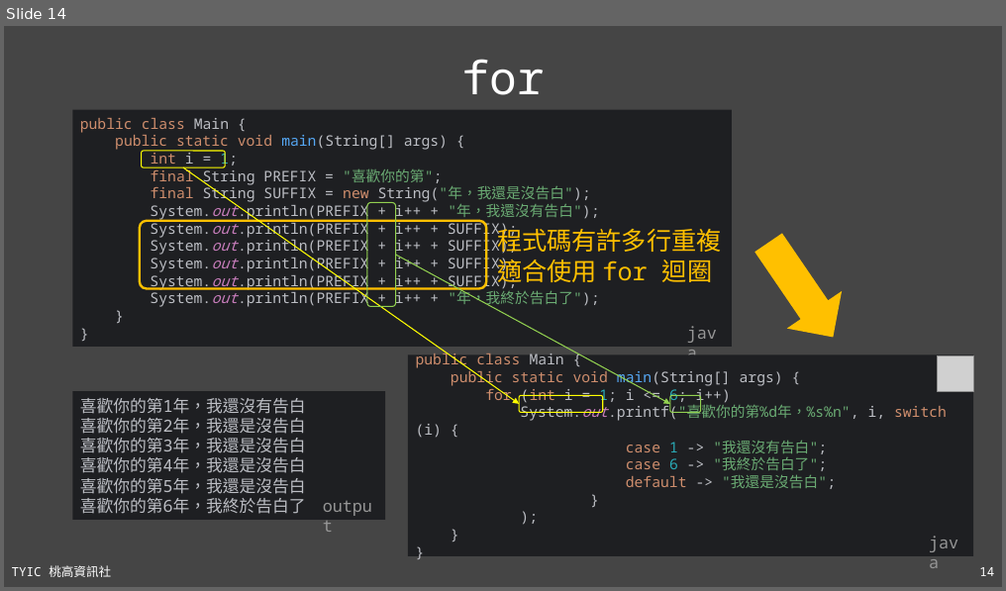
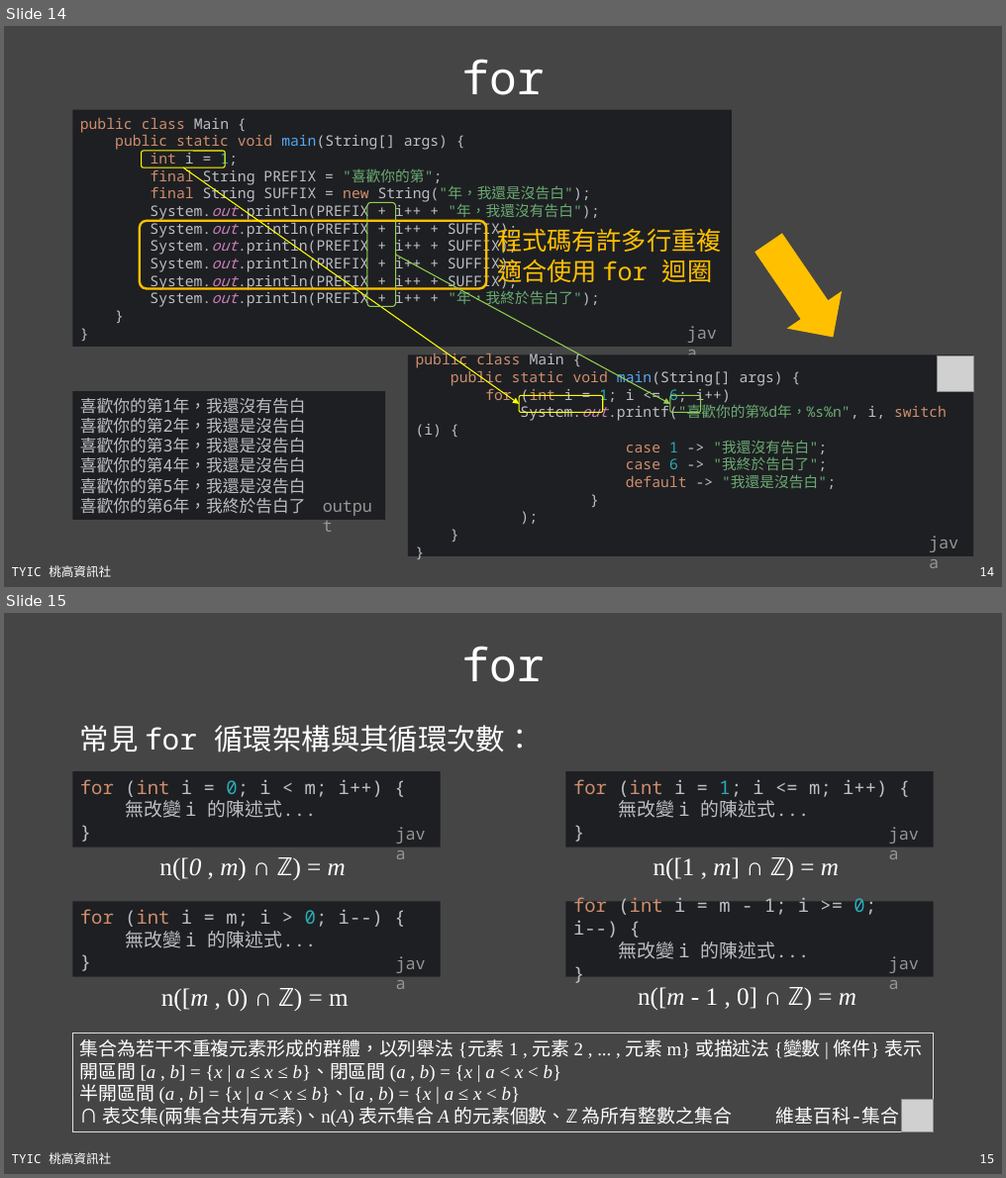
Before and after one commit to TYSHIC/slides, a slide deck: ppt/06_流程控制.pptx. Shown one above the other, each under a label of ours: slide 14 before the commit, slides 14 and 15 after it. The pictures are 1006x591 and 1006x1178 pixels, drawn with LibreOffice and Linux fonts; fonts in the diff are those of the drawing; grey boxes stand for pictures. Boxes give left, top, right and bottom in pixels: in the first picture for what was removed or moved away, otherwise in the second. Text is boxed around its words. In the diff, an @@ line names an element or a change of style, - is before the commit and + after.

```diff
--- a/ppt/06_流程控制.pptx
+++ b/ppt/06_流程控制.pptx
@@ slide 15 added at box(4, 613, 1002, 1174), background #454545; not listed: 2 template elements that a slide beside it also shows @@
@@ title added at box(461, 646, 544, 682), 44 pt, text #FFFFFF @@
+for
@@ text added at box(80, 725, 535, 753), 28 pt, text #FFFFFF @@
+常見 for 循環架構與其循環次數：
@@ rectangle added at box(73, 771, 441, 848), fill #1E1F22, 18 pt, text #BCBEC4 @@
+for (int i = 0; i < m; i++) {
+無改變 i 的陳述式...
+}
@@ rectangle added at box(566, 771, 934, 848), fill #1E1F22, 18 pt, text #BCBEC4 @@
+for (int i = 1; i <= m; i++) {
+無改變 i 的陳述式...
+}
@@ text added at box(388, 820, 440, 848), 16 pt, text #969696 @@
+java
@@ text added at box(881, 820, 933, 848), 16 pt, text #969696 @@
+java
@@ text added at box(159, 858, 346, 880), 24 pt, text #FFFFFF @@
+n([0 , m) ∩ ℤ) = m
@@ text added at box(653, 858, 839, 880), 24 pt, text #FFFFFF @@
+n([1 , m] ∩ ℤ) = m
@@ rectangle added at box(73, 901, 441, 977), fill #1E1F22, 18 pt, text #BCBEC4 @@
+for (int i = m; i > 0; i--) {
+無改變 i 的陳述式...
+}
@@ rectangle added at box(566, 901, 934, 977), fill #1E1F22, 18 pt, text #BCBEC4 @@
+for (int i = m - 1; i >= 0; i--) {
+無改變 i 的陳述式...
+}
@@ text added at box(388, 950, 440, 977), 16 pt, text #969696 @@
+java
@@ text added at box(881, 950, 933, 977), 16 pt, text #969696 @@
+java
@@ text added at box(161, 988, 349, 1011), 24 pt, text #FFFFFF @@
+n([m , 0) ∩ ℤ) = m
@@ text added at box(638, 987, 856, 1010), 24 pt, text #FFFFFF @@
+n([m - 1 , 0] ∩ ℤ) = m
@@ rectangle added at box(73, 1034, 934, 1132), outline #DDDDDD 0.75 pt, 18 pt, text #FFFFFF @@
+集合為若干不重複元素形成的群體，以列舉法 {元素 1 , 元素 2 , ... , 元素 m} 或描述法 {變數 | 條件} 表示
+開區間 [a , b] = {x | a ≤ x ≤ b}、閉區間 (a , b) = {x | a < x < b}
+半開區間 (a , b] = {x | a < x ≤ b}、[a , b) = {x | a ≤ x < b}
+∩ 表交集(兩集合共有元素)、n(A) 表示集合 A 的元素個數、ℤ 為所有整數之集合
@@ text added at box(776, 1107, 900, 1125), 18 pt, text #FFFFFF @@
+維基百科-集合
@@ picture added at box(902, 1100, 934, 1132) @@
```
Also in this commit, not shown: 10 other files.
